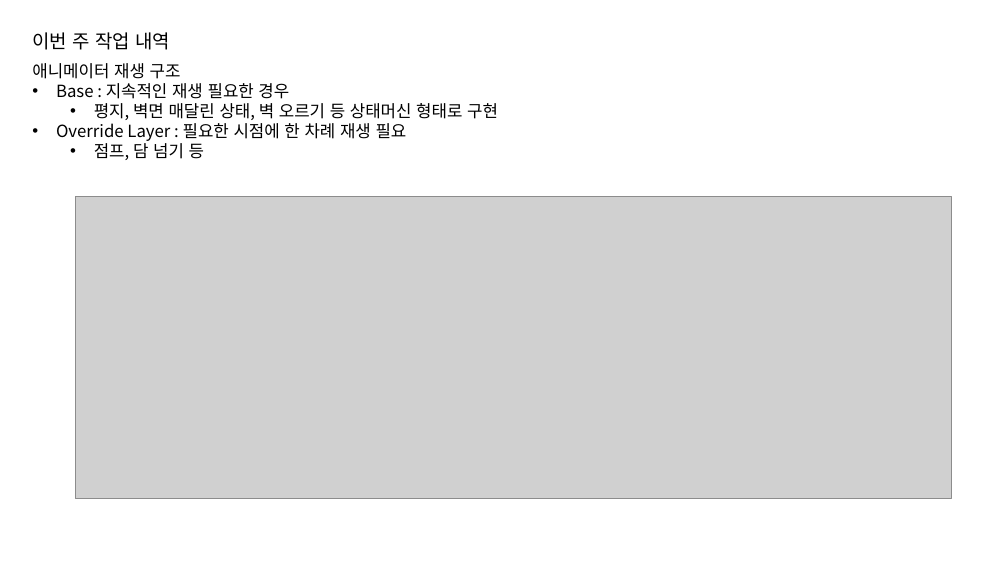
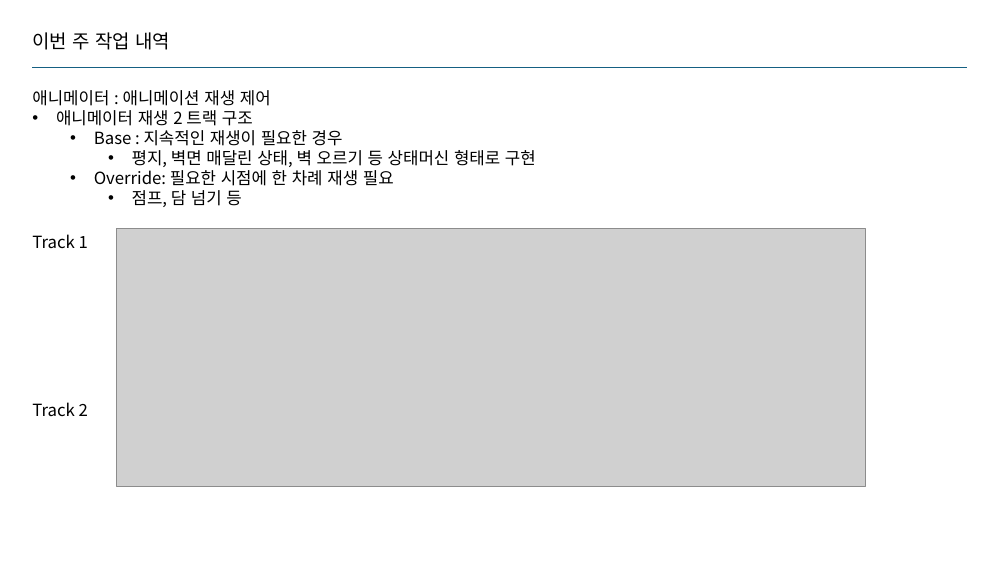
Before and after one commit to jhk0701/PA26-Character-Animation-Parkour, a slide deck: slide 4 of PPT/week2.pptx. Drawn at 1008x567 pixels with LibreOffice and Linux fonts; fonts in the diff are those of the drawing; grey boxes stand for pictures. Boxes give left, top, right and bottom in pixels: in the first picture for what was removed or moved away, otherwise in the second. Text is boxed around its words. In the diff, an @@ line names an element or a change of style, - is before the commit and + after.

```diff
--- a/PPT/week2.pptx
+++ b/PPT/week2.pptx
@@ text "애니메이터 : 애니메이션 재생 제어": place and size @@
-text "애니메이터 : 애니메이션 재생 제어" at <box>32,63,498,160</box>
+text "애니메이터 : 애니메이션 재생 제어" at <box>32,90,536,207</box>
@@ line added from (32, 68) to (967, 68), #156082 1.5 pt @@
@@ text at <box>32,90,343,146</box>: text changed @@
-애니메이터 재생 구조
-• Base : 지속적인 재생 필요한 경우
+애니메이터 : 애니메이션 재생 제어
+• 애니메이터 재생 2 트랙 구조
+  • Base : 지속적인 재생이 필요한 경우
@@ text at <box>94,170,394,186</box>: text changed @@
-• Override Layer : 필요한 시점에 한 차례 재생 필요
+  • Override: 필요한 시점에 한 차례 재생 필요
@@ text at <box>132,150,536,207</box>: list level 2 to 3 in "평지, 벽면 매달린 상태, 벽 ..."; list level 2 to 3 in "점프, 담 넘기 등" @@
@@ text added at <box>32,234,88,248</box>, 16 pt, text #000000 @@
+Track 1
@@ picture: place and size @@
-picture at <box>75,197,951,499</box>
+picture at <box>116,228,865,487</box>
@@ text added at <box>32,402,88,416</box>, 16 pt, text #000000 @@
+Track 2
```
Also in this commit, not shown: 4 other slides changed, 1 other file.
